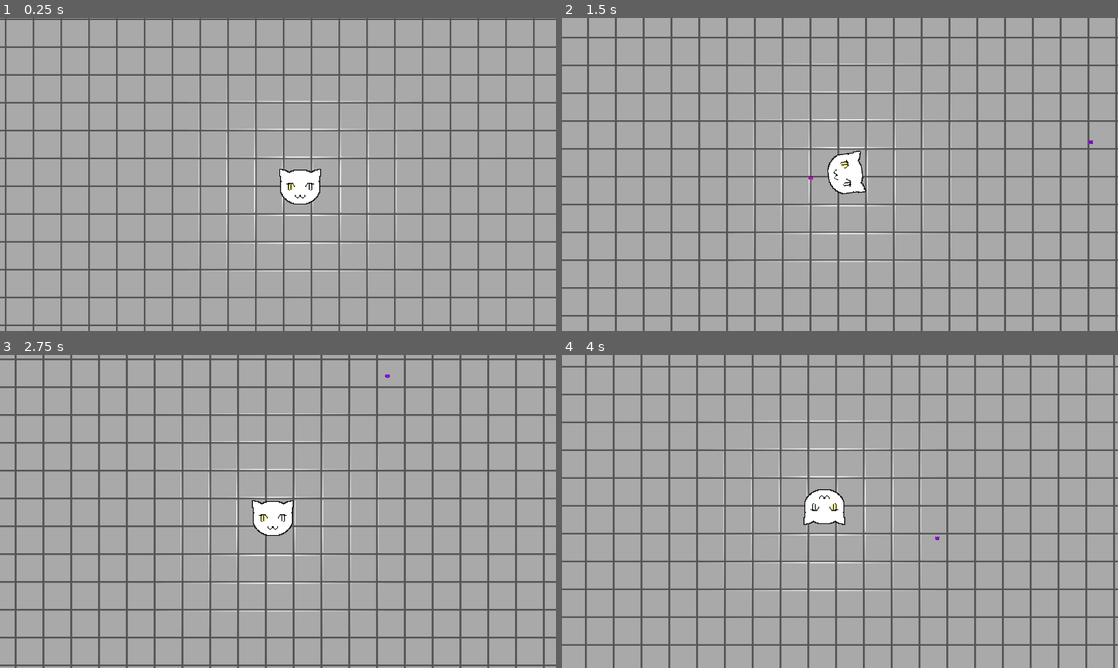
Above: before the commit, frames 1-4 (two rows, left to right).
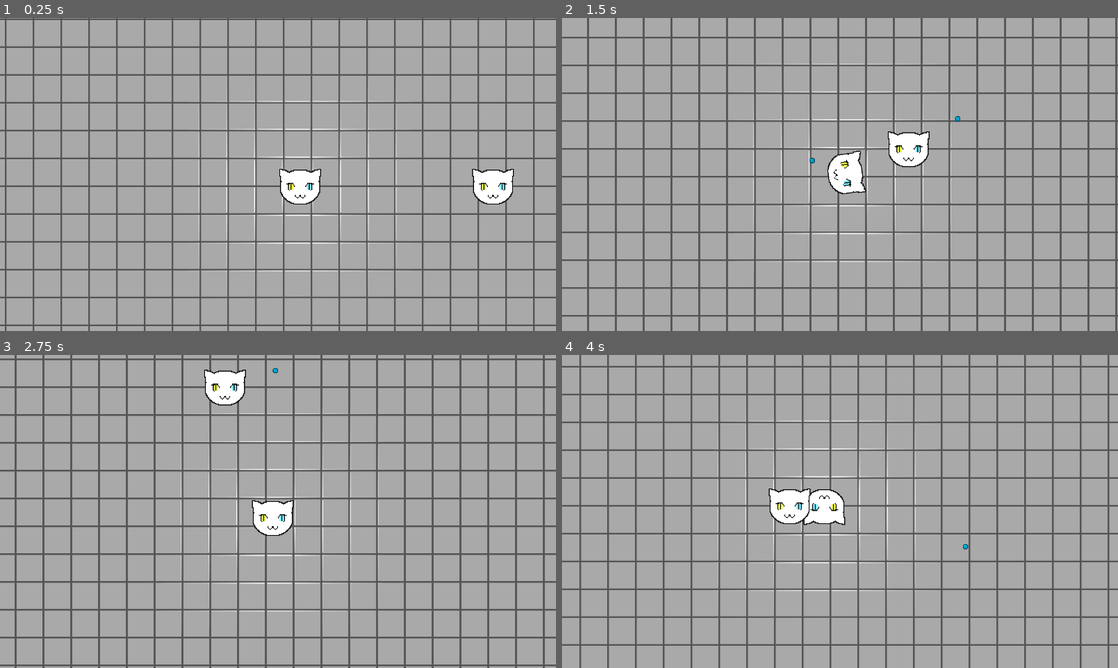
Above: after the commit, the same moments.

Repository: maroisa/paw-print
Game: Godot game, scene res://world/world.tscn
Same seed, same stepped clock (60 frames per second), same inputs: the game is played once before the commit and once after it. Before the commit the project starts from res://world.tscn.
Inputs (mouse positions are in pixels of both pictures, inside the frame that each line leads up to):
- Up to frame 1 (0.25 s): no input
- Up to frame 2 (1.5 s): move the mouse to (962, 158) at 0.52 s; hold D (p_right) 0.53-1.28 s; hold Space (p_action) 0.53-1.28 s; move the mouse to (728, 190) at 1.27 s; hold S (p_down) from 1.28 s (still down); tap Space (p_action) at 1.35 s
- Up to frame 3 (2.75 s): move the mouse to (333, 442) at 2.02 s; release S (p_down) at 2.03 s; hold D (p_right) from 2.03 s (still down); hold Space (p_action) from 2.03 s (still down)
- Up to frame 4 (4 s): move the mouse to (812, 574) at 2.77 s; release D (p_right) at 2.78 s; release Space (p_action) at 2.78 s; hold W (p_up) 2.78-3.53 s; tap Space (p_action) at 2.85 s; move the mouse to (1006, 558) at 3.52 s; hold A (p_left) from 3.53 s (still down); hold Space (p_action) from 3.53 s (still down)

The runs differ from the first frame. In frame 1, 0.8% of the frame differs, in the area x 50-93%, y 48-60%; in frame 2, 0.8%; in frame 3, 0.8%; in frame 4, 15%, in the area x 3-100%, y 0-100%.

Commit message:
bullet controller

Diff:
--- /dev/null
+++ b/characters/monster/monster.gd
@@ -0,0 +1,3 @@
+extends PawCharacter
+
+func die(): self.queue_free()
--- /dev/null
+++ b/characters/monster/monster.tscn
@@ -0,0 +1,19 @@
+[gd_scene load_steps=4 format=2]
+
+[ext_resource path="res://characters/monster/monster.gd" type="Script" id=1]
+[ext_resource path="res://icon.png" type="Texture" id=2]
+
+[sub_resource type="CircleShape2D" id=1]
+radius = 20.0
+
+[node name="Monster" type="KinematicBody2D"]
+script = ExtResource( 1 )
+health = 99
+damage = 1
+
+[node name="Sprite" type="Sprite" parent="."]
+light_mask = 0
+texture = ExtResource( 2 )
+
+[node name="CollisionShape2D" type="CollisionShape2D" parent="."]
+shape = SubResource( 1 )
--- a/characters/player/player.tscn
+++ b/characters/player/player.tscn
@@ -7,8 +7,6 @@
 
 [sub_resource type="RectangleShape2D" id=1]
 extents = Vector2( 20, 20 )
-
-[sub_resource type="CircleShape2D" id=2]
 
 [sub_resource type="Gradient" id=3]
 colors = PoolColorArray( 1, 1, 1, 1, 1, 1, 1, 0 )
@@ -29,7 +27,15 @@
 [node name="Camera2D" type="Camera2D" parent="."]
 current = true
 zoom = Vector2( 0.5, 0.5 )
-smoothing_speed = 8.0
+smoothing_speed = 3.0
+
+[node name="Light2D" type="Light2D" parent="."]
+texture = SubResource( 4 )
+shadow_color = Color( 0, 0, 0, 1 )
+
+[node name="Sprite" type="Sprite" parent="."]
+light_mask = 0
+texture = ExtResource( 2 )
 
 [node name="PawStateMachine" type="Node" parent="."]
 script = ExtResource( 3 )
@@ -37,17 +43,3 @@
 
 [node name="Normal" type="Node" parent="PawStateMachine"]
 script = ExtResource( 4 )
-
-[node name="BulletPivot" type="Node2D" parent="."]
-
-[node name="Node2D" type="Node2D" parent="BulletPivot"]
-position = Vector2( 20, 0 )
-
-[node name="CollisionShape2D" type="CollisionShape2D" parent="BulletPivot/Node2D"]
-shape = SubResource( 2 )
-
-[node name="Light2D" type="Light2D" parent="."]
-texture = SubResource( 4 )
-
-[node name="Sprite" type="Sprite" parent="."]
-texture = ExtResource( 2 )
--- /dev/null
+++ b/characters/player/player_projectile_controller.gd
@@ -0,0 +1 @@
+extends Node
--- a/characters/player/states/idle.gd
+++ b/characters/player/states/idle.gd
@@ -1,23 +1,25 @@
 extends PawState
 
-onready var bullet_pivot = owner.get_node("BulletPivot")
+onready var bullet = preload("res://instances/bullet/bullet.tscn")
 
 func _physics_process(delta):
+	move_controller()
+	shoot_controller()
+
+func move_controller():
 	var vector = Input.get_vector("p_left", "p_right", "p_up", "p_down")
 	if vector: owner.velocity_static = vector
 
 	owner.velocity = lerp(owner.velocity, vector * (owner.speed * 10), 0.2)
 	owner.move_and_slide(owner.velocity)
 
-	var center = get_viewport().get_mouse_position() - get_viewport().size / 2
-	owner.get_node("Camera2D").offset = lerp(owner.get_node("Camera2D").offset, center / 20, 0.1)
-	bullet_pivot.rotation = center.angle()
 
+func shoot_controller():
+	var center_offset = (get_viewport().get_mouse_position() - get_viewport().size / 2)
+	owner.get_node("Camera2D").offset = lerp(owner.get_node("Camera2D").offset, center_offset / 20, 0.1)
 
-func _input(event):
-	if event.is_action_pressed("p_action"):
-		var bullet = preload("res://instances/projectile.tscn").instance()
-
-		bullet.velocity = (bullet_pivot.get_node("Node2D").global_position - bullet_pivot.global_position).normalized()
-
-		owner.add_child(bullet)
+	if Input.is_action_just_pressed("p_action"):
+		var bullet_ins = bullet.instance()
+		bullet_ins.velocity = center_offset.normalized()
+		get_tree().root.get_node("World").add_child(bullet_ins)
+		bullet_ins.global_position = owner.global_position
--- a/classes/pawcharacter.gd
+++ b/classes/pawcharacter.gd
@@ -8,3 +8,11 @@
 
 func _init():
 	self.connect("damaged", self, "on_damaged")
+
+func damaged(damage: int):
+	health -= 1
+	if health <= 0:
+		die()
+
+func die():
+	print(self.name, " has died")
--- /dev/null
+++ b/instances/bullet/bullet.gd
@@ -0,0 +1,18 @@
+extends Node2D
+
+var velocity: Vector2
+
+func _ready():
+	$DetectArea/AnimatedSprite.connect("animation_finished", self, "destruct")
+	$DetectArea.connect("body_entered", self, "on_shoot")
+
+func _physics_process(delta):
+	$DetectArea.position += velocity * 5
+	if $DetectArea.position.length() >= 300:
+		$DetectArea/AnimatedSprite.play("default")
+
+func destruct():
+	self.queue_free()
+
+func on_shoot(body: PawCharacter):
+	body.damaged(1)
--- /dev/null
+++ b/instances/bullet/bullet.tscn
@@ -0,0 +1,46 @@
+[gd_scene load_steps=9 format=2]
+
+[ext_resource path="res://instances/bullet/bullet.png" type="Texture" id=1]
+[ext_resource path="res://instances/bullet/bullet.gd" type="Script" id=2]
+
+[sub_resource type="AtlasTexture" id=2]
+atlas = ExtResource( 1 )
+region = Rect2( 0, 0, 16, 16 )
+
+[sub_resource type="AtlasTexture" id=3]
+atlas = ExtResource( 1 )
+region = Rect2( 16, 0, 16, 16 )
+
+[sub_resource type="AtlasTexture" id=4]
+atlas = ExtResource( 1 )
+region = Rect2( 32, 0, 16, 16 )
+
+[sub_resource type="AtlasTexture" id=5]
+atlas = ExtResource( 1 )
+region = Rect2( 48, 0, 16, 16 )
+
+[sub_resource type="SpriteFrames" id=1]
+animations = [ {
+"frames": [ SubResource( 2 ), SubResource( 3 ), SubResource( 4 ), SubResource( 5 ) ],
+"loop": false,
+"name": "default",
+"speed": 10.0
+} ]
+
+[sub_resource type="RectangleShape2D" id=6]
+extents = Vector2( 4, 4 )
+
+[node name="Bullet" type="Node2D"]
+script = ExtResource( 2 )
+
+[node name="DetectArea" type="Area2D" parent="."]
+collision_layer = 0
+collision_mask = 4
+
+[node name="AnimatedSprite" type="AnimatedSprite" parent="DetectArea"]
+modulate = Color( 0, 0.788235, 1, 1 )
+light_mask = 0
+frames = SubResource( 1 )
+
+[node name="CollisionShape2D" type="CollisionShape2D" parent="DetectArea"]
+shape = SubResource( 6 )
--- a/instances/projectile.gd
+++ /dev/null
@@ -1,12 +0,0 @@
-extends Area2D
-
-var velocity: Vector2
-
-func _physics_process(delta):
-	if velocity:
-		self.position += velocity * 5
-
-	print(self.position.length())
-
-	if self.position.length() > 500:
-		queue_free()
--- a/instances/projectile.tscn
+++ /dev/null
@@ -1,19 +0,0 @@
-[gd_scene load_steps=4 format=2]
-
-[ext_resource path="res://icon.png" type="Texture" id=1]
-[ext_resource path="res://instances/projectile.gd" type="Script" id=2]
-
-[sub_resource type="RectangleShape2D" id=1]
-extents = Vector2( 2, 2 )
-
-[node name="Projectile" type="Area2D"]
-script = ExtResource( 2 )
-
-[node name="Sprite" type="Sprite" parent="."]
-modulate = Color( 0.615686, 0, 1, 1 )
-light_mask = 5
-scale = Vector2( 0.1, 0.1 )
-texture = ExtResource( 1 )
-
-[node name="CollisionShape2D" type="CollisionShape2D" parent="."]
-shape = SubResource( 1 )
--- a/project.godot
+++ b/project.godot
@@ -33,8 +33,9 @@
 [application]
 
 config/name="Paw's Potion"
-run/main_scene="res://world.tscn"
+run/main_scene="res://world/world.tscn"
 boot_splash/show_image=false
+boot_splash/bg_color=Color( 0.109804, 0.113725, 0.137255, 1 )
 config/icon="res://icon.png"
 
 [display]
@@ -99,6 +100,12 @@
  ]
 }
 
+[layer_names]
+
+2d_physics/layer_1="environment"
+2d_physics/layer_2="player"
+2d_physics/layer_3="enemy"
+
 [physics]
 
 common/enable_pause_aware_picking=true
--- a/world.tscn
+++ b/world/world.tscn
@@ -1,13 +1,14 @@
-[gd_scene load_steps=5 format=2]
+[gd_scene load_steps=6 format=2]
 
-[ext_resource path="res://characters/player/player.tscn" type="PackedScene" id=1]
-[ext_resource path="res://assets/protoTile.png" type="Texture" id=2]
-[ext_resource path="res://assets/protoTile_normal.png" type="Texture" id=3]
+[ext_resource path="res://assets/protoTile_normal.png" type="Texture" id=1]
+[ext_resource path="res://characters/monster/monster.tscn" type="PackedScene" id=2]
+[ext_resource path="res://assets/protoTile.png" type="Texture" id=3]
+[ext_resource path="res://characters/player/player.tscn" type="PackedScene" id=4]
 
 [sub_resource type="TileSet" id=1]
 0/name = "protoTile.png 0"
-0/texture = ExtResource( 2 )
-0/normal_map = ExtResource( 3 )
+0/texture = ExtResource( 3 )
+0/normal_map = ExtResource( 1 )
 0/tex_offset = Vector2( 0, 0 )
 0/modulate = Color( 1, 1, 1, 1 )
 0/region = Rect2( 0, 0, 32, 32 )
@@ -33,4 +34,8 @@
 format = 1
 tile_data = PoolIntArray( -917525, 0, 0, -917524, 0, 0, -917523, 0, 0, -917522, 0, 0, -917521, 0, 0, -917520, 0, 0, -91 …(20730 unchanged characters)…
 
-[editable path="Player"]
+[node name="Monster" parent="." instance=ExtResource( 2 )]
+position = Vector2( 222, 0 )
+collision_layer = 4
+collision_mask = 3
+health = 4
Not shown: 1 places in characters/player/player.tscn that only renumber resources
Binary file added: instances/bullet/bullet.png
Not shown: 1 places in world/world.tscn that only renumber resources
